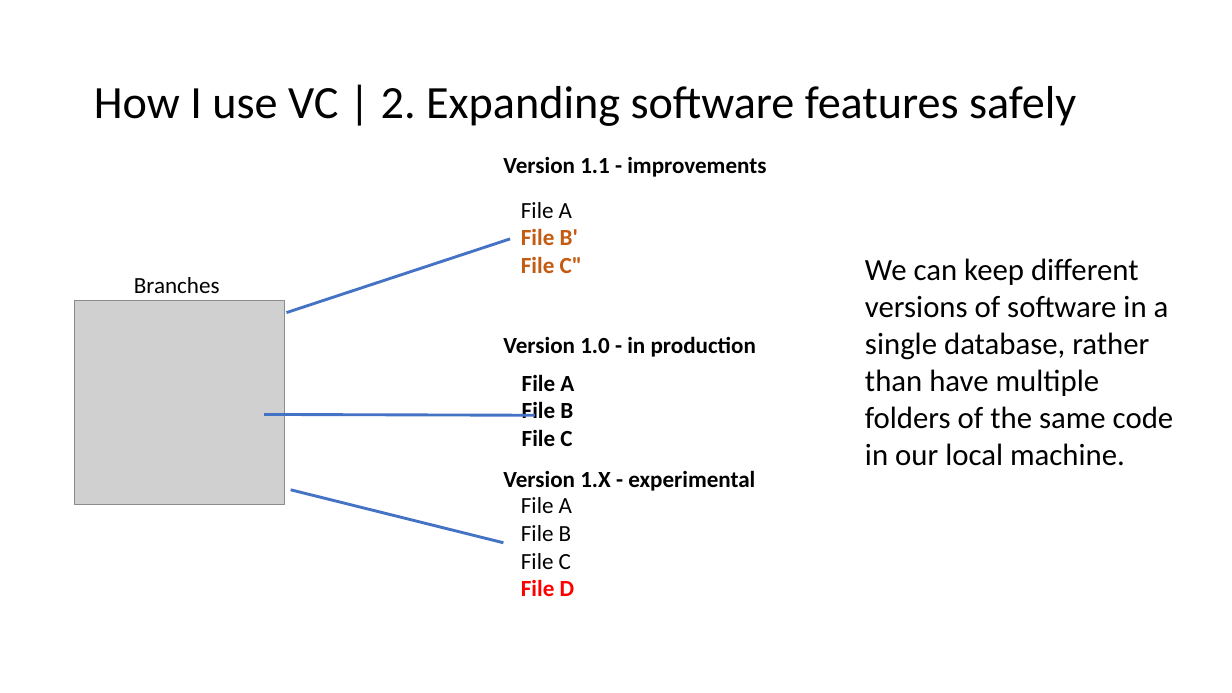
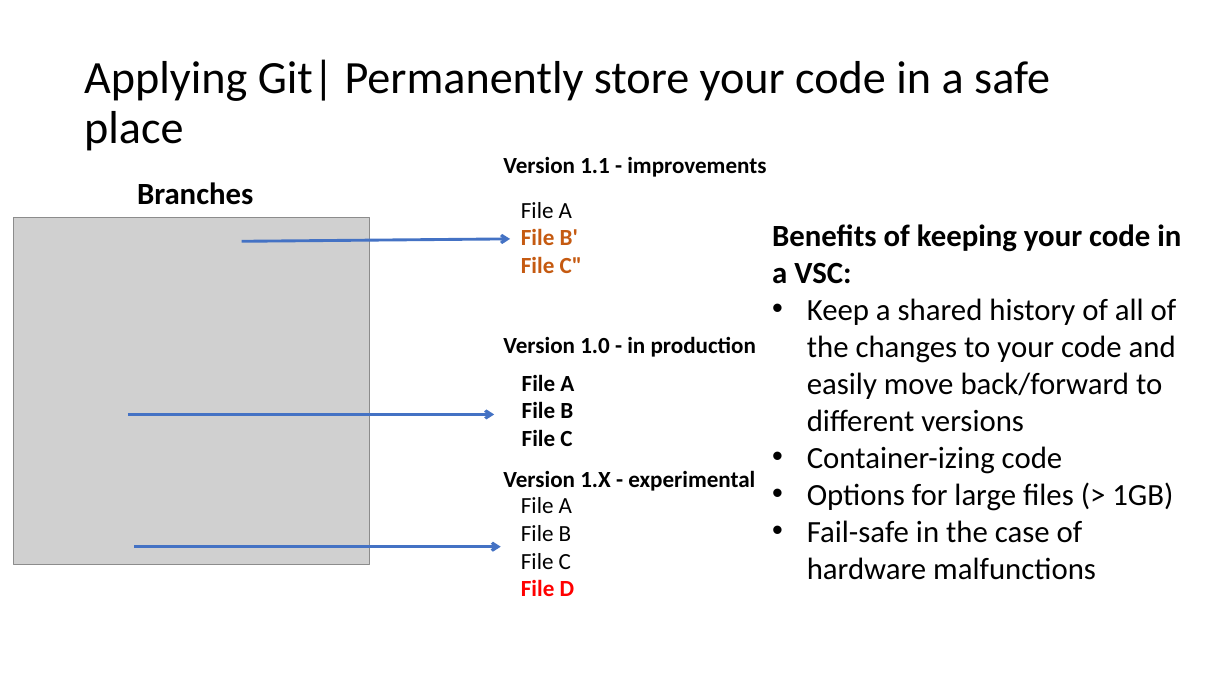
Before and after one commit to sriram-lab/github, a slide deck: slide 11 of GitHub-Intro.pptx (slide 4 before the commit). Drawn at 1232x693 pixels with LibreOffice and Linux fonts; fonts in the diff are those of the drawing; grey boxes stand for pictures. Boxes give left, top, right and bottom in pixels: in the first picture for what was removed or moved away, otherwise in the second. Text is boxed around its words. In the diff, an @@ line names an element or a change of style, - is before the commit and + after.

```diff
--- a/GitHub-Intro.pptx
+++ b/GitHub-Intro.pptx
@@ title at (84, 59, 1050, 151): text changed @@
-How I use VC | 2. Expanding software features safely
+Applying Git| Permanently store your code in a safe place
@@ text "Branches": place and size @@
-text "Branches" at (134, 277, 220, 293)
+text "Branches" at (137, 182, 253, 205)
@@ text "Branches" at (137, 182, 253, 205): size 18 to 24 pt, bold on @@
@@ picture: place and size @@
-picture at (75, 300, 285, 505)
+picture at (14, 217, 370, 565)
@@ line moved from (287, 312) - (510, 239) to (242, 241) - (510, 239) @@
@@ line (242, 241) - (510, 239): line to arrow @@
@@ text at (772, 224, 1181, 580): text changed @@
-We can keep different versions of software in a single database, rather than have multiple folders of the same code in our local machine.
+Benefits of keeping your code in a VSC:
+• Keep a shared history of all of the changes to your code and easily move back/forward to different versions
+• Container-izing code
+• Options for large files (> 1GB)
+• Fail-safe in the case of hardware malfunctions
@@ line moved from (264, 415) - (535, 415) to (128, 415) - (494, 415) @@
@@ line (128, 415) - (494, 415): line to arrow @@
@@ line moved from (291, 490) - (504, 543) to (134, 547) - (501, 547) @@
@@ line (134, 547) - (501, 547): line to arrow @@
```
Also in this commit, not shown: 9 other slides changed, 5 slides added, 1 slide removed.
